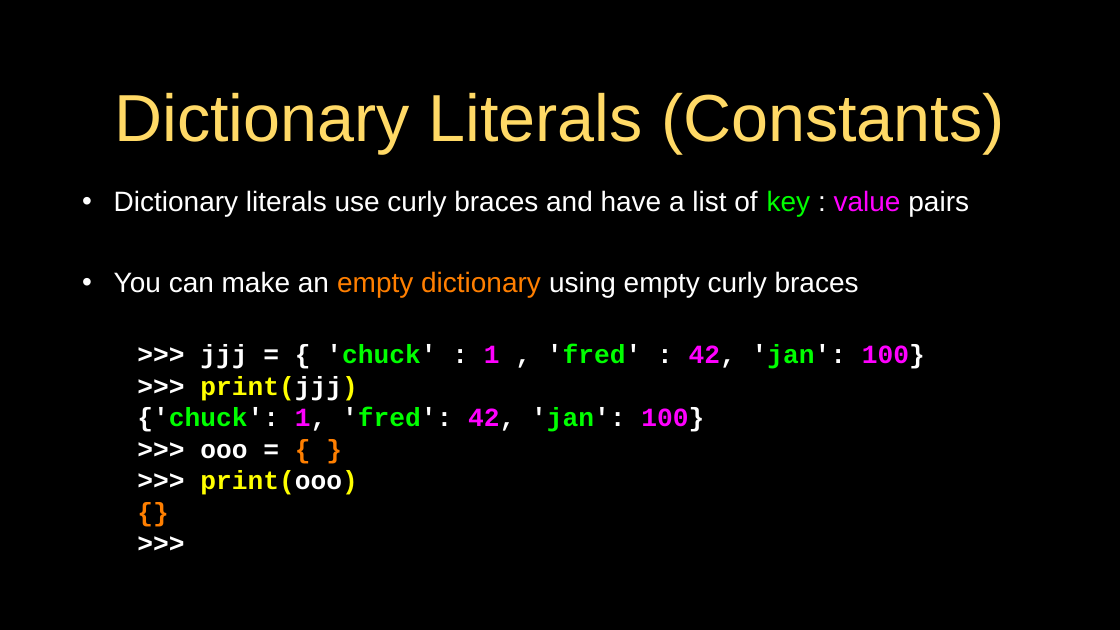
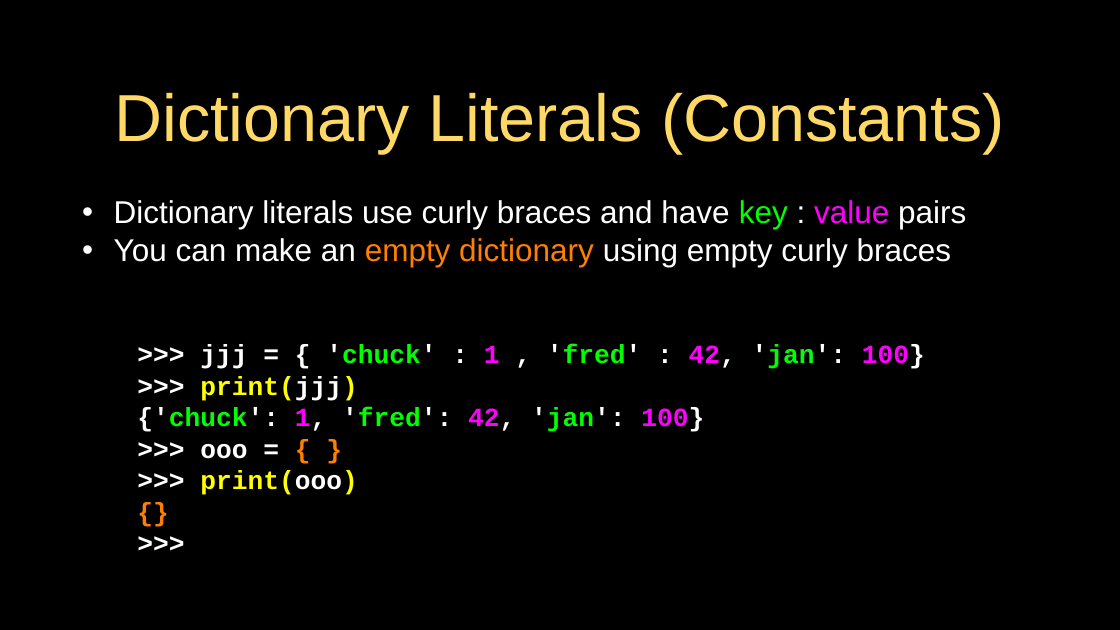
Before and after one commit to csev/py4e, a slide deck: slide 11 of lectures3/Pythonlearn-09-Dictionaries.pptx (slide 10 before the commit). Drawn at 1120x630 pixels with LibreOffice and Linux fonts; fonts in the diff are those of the drawing. Boxes give left, top, right and bottom in pixels: in the first picture for what was removed or moved away, otherwise in the second. Text is boxed around its words. In the diff, an @@ line names an element or a change of style, - is before the commit and + after.

```diff
--- a/lectures3/Pythonlearn-09-Dictionaries.pptx
+++ b/lectures3/Pythonlearn-09-Dictionaries.pptx
@@ text at [114, 200, 966, 229]: text changed; size 32 to 36 pt @@
-• Dictionary literals use curly braces and have a list of key : value pairs
+• Dictionary literals use curly braces and have key : value pairs
@@ text at [114, 238, 952, 267]: size 32 to 36 pt in "You can make an empty dictionary using ..."; line spacing 1.5 to 1; less space between paragraphs @@
```
Also in this commit, not shown: 5 other slides changed, 2 slides added, 2 slides removed, 3 other files.
